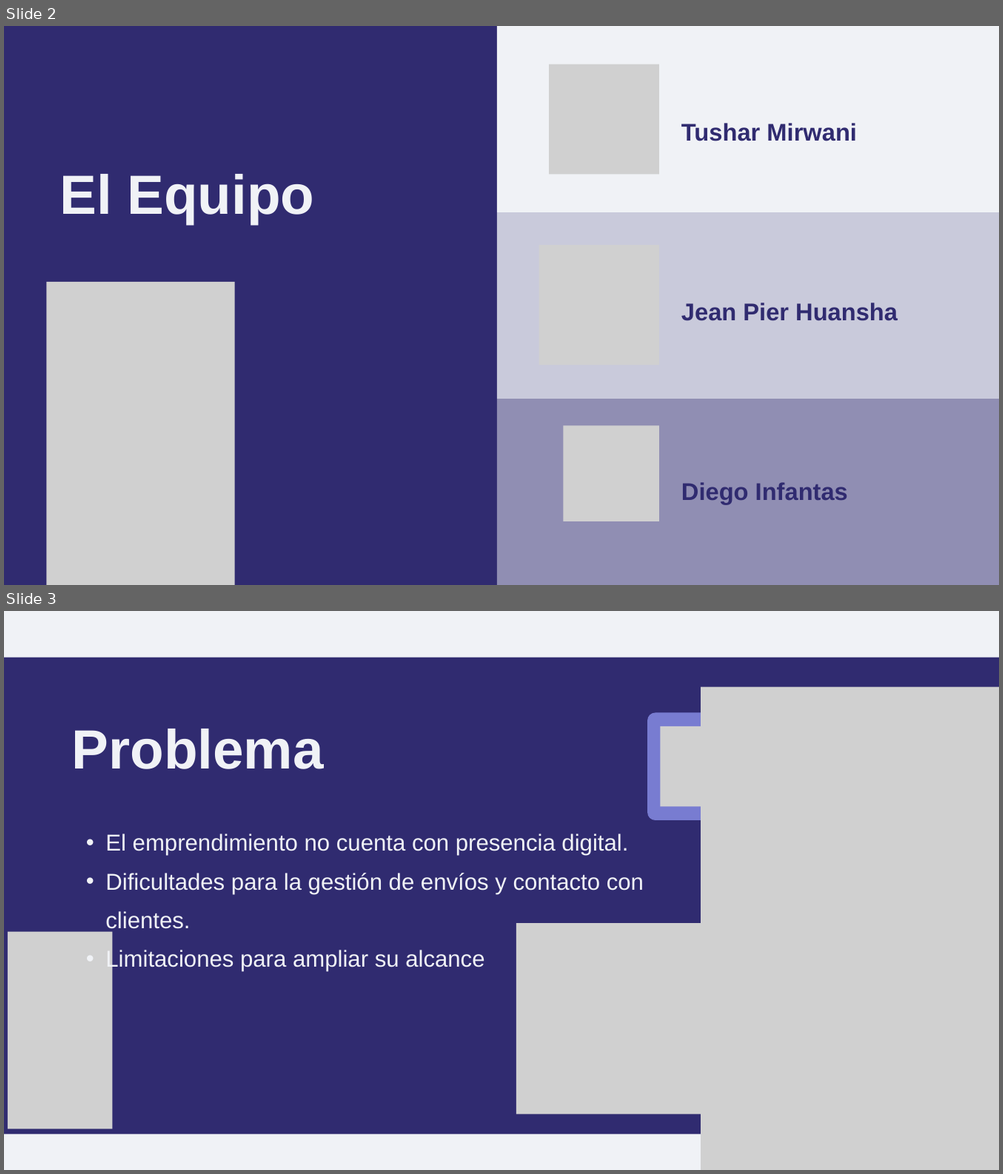
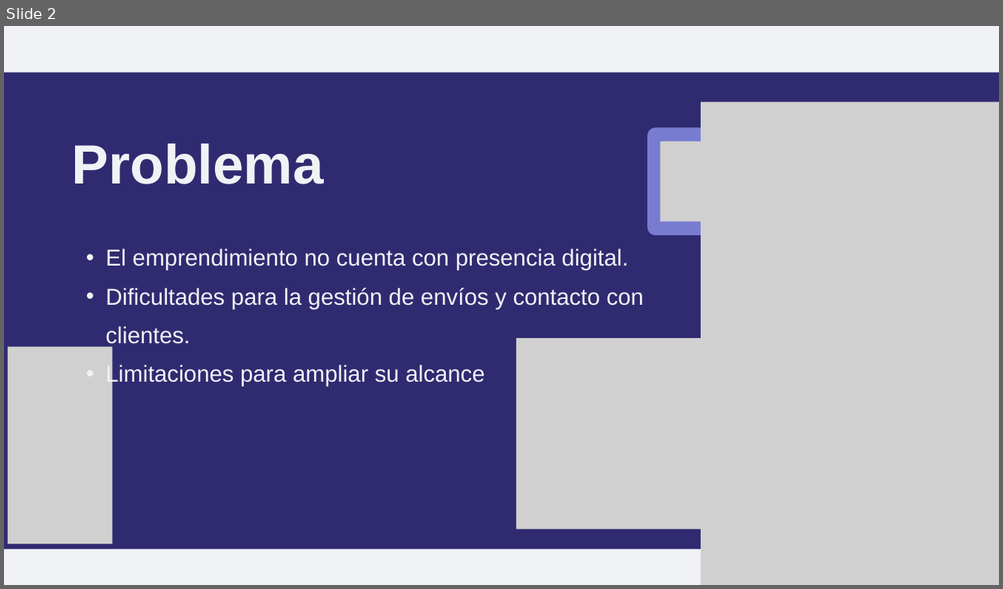
Before and after one commit to TusharRTX/Capstone-005D, a slide deck: Mirwani_Infantas_Huansha/Fase 1/Evidencias Grupales/Presentación de la Propuesta.pptx. Shown one above the other, each under a label of ours: slides 2 and 3 before the commit, slide 2 after it. The pictures are 1003x1174 and 1003x589 pixels, drawn with LibreOffice and Linux fonts; fonts in the diff are those of the drawing; grey boxes stand for pictures; background and template pictures are left out. Boxes give left, top, right and bottom in pixels: in the first picture for what was removed or moved away, otherwise in the second. Text is boxed around its words. In the diff, an @@ line names an element or a change of style, - is before the commit and + after.

```diff
--- a/Mirwani_Infantas_Huansha/Fase 1/Evidencias Grupales/Presentación de la Propuesta.pptx
+++ b/Mirwani_Infantas_Huansha/Fase 1/Evidencias Grupales/Presentación de la Propuesta.pptx
@@ slide 2 removed at box(4, 26, 999, 585), background #302B70 @@
@@ rectangle removed at box(497, 26, 999, 212) @@
@@ picture removed at box(549, 64, 659, 175) @@
@@ text removed at box(681, 123, 856, 141) @@
-Tushar Mirwani
@@ text removed at box(60, 174, 315, 224) @@
-El Equipo
@@ rectangle removed at box(497, 212, 999, 399) @@
@@ picture removed at box(538, 245, 658, 365) @@
@@ picture removed at box(46, 282, 234, 585) @@
@@ text removed at box(681, 303, 897, 321) @@
-Jean Pier Huansha
@@ rectangle removed at box(497, 399, 999, 585) @@
@@ picture removed at box(563, 426, 659, 522) @@
@@ text removed at box(681, 483, 848, 505) @@
-Diego Infantas
@@ what was slide 3 is now slide 2 @@
```
Also in this commit, not shown: 1 slide changed, 1 slide added, 1 other slide removed, 1 other file.
